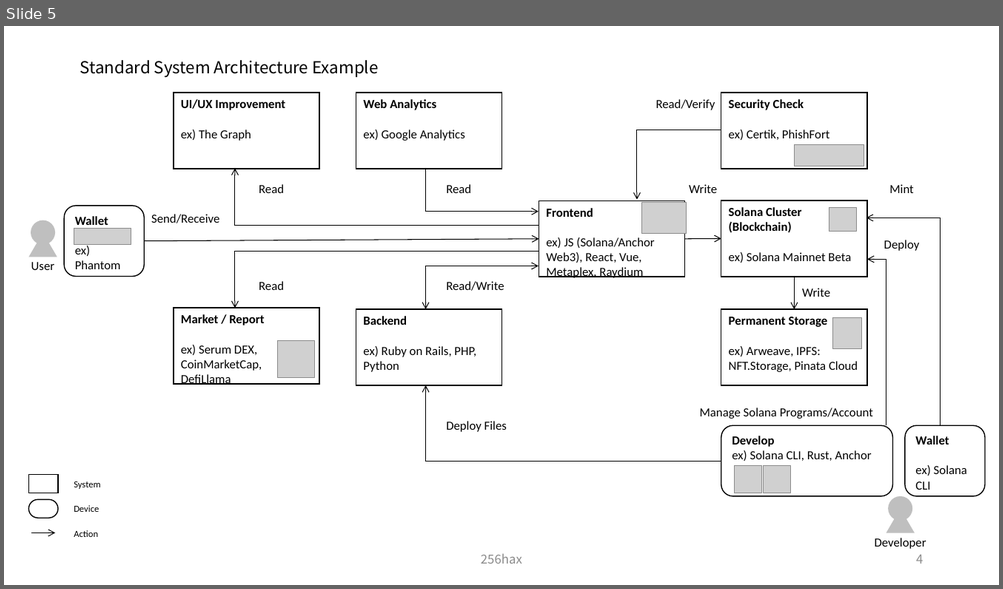
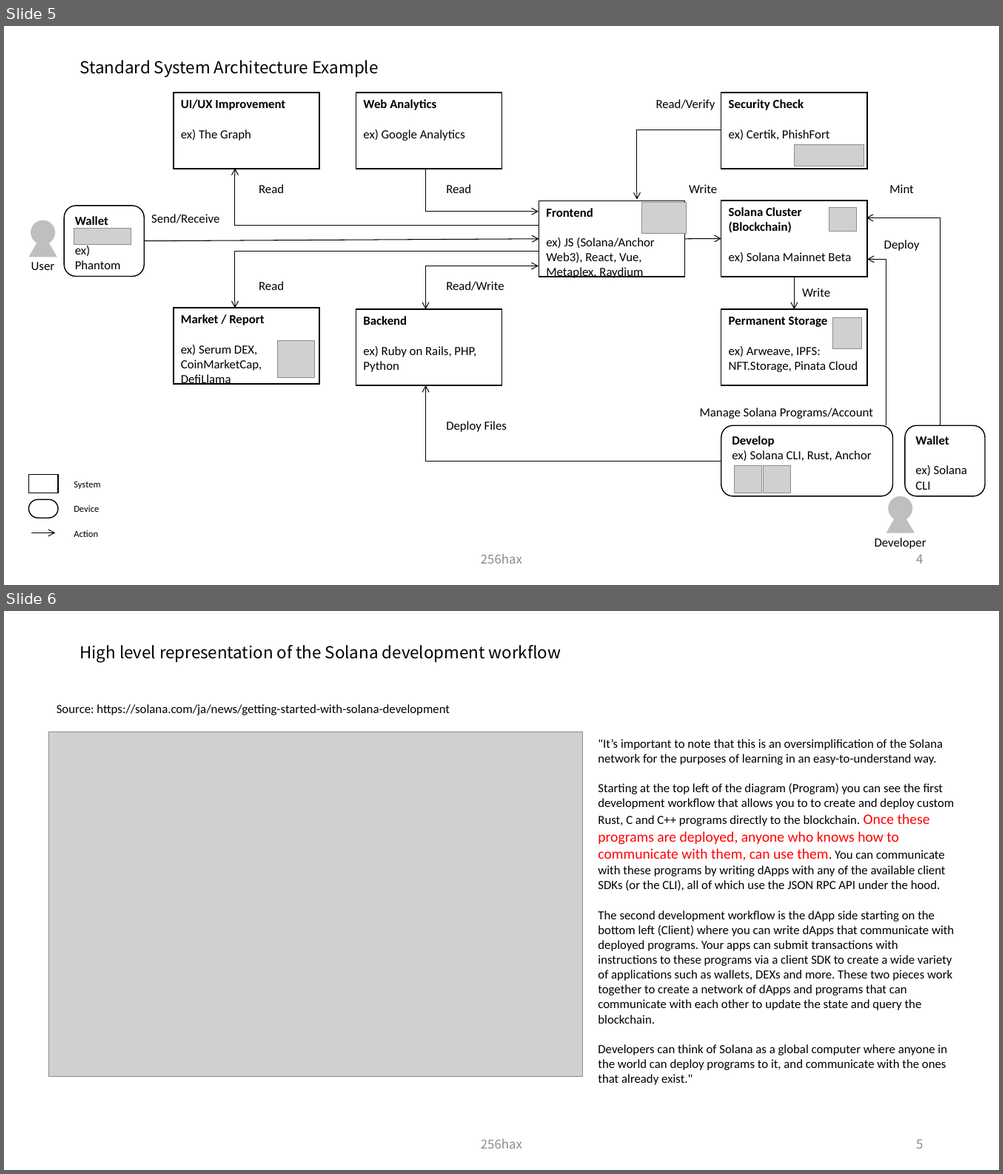
Before and after one commit to SmartGru25/Solana-React-Minimal, a slide deck: docs/Solana_Blockchain_Outline_Figure.pptx. Shown one above the other, each under a label of ours: slide 5 before the commit, slides 5 and 6 after it. The pictures are 1003x589 and 1003x1174 pixels, drawn with LibreOffice and Linux fonts; fonts in the diff are those of the drawing; grey boxes stand for pictures. Boxes give left, top, right and bottom in pixels: in the first picture for what was removed or moved away, otherwise in the second. Text is boxed around its words. In the diff, an @@ line names an element or a change of style, - is before the commit and + after.

```diff
--- a/docs/Solana_Blockchain_Outline_Figure.pptx
+++ b/docs/Solana_Blockchain_Outline_Figure.pptx
@@ slide 6 added at [4,611,999,1170], background #FFFFFF @@
@@ title added at [79,645,560,663], 16 pt, text #000000 @@
+High level representation of the Solana development workflow
@@ text added at [57,704,449,715], 12 pt, text #000000 @@
+Source: https://solana.com/ja/news/getting-started-with-solana-development
@@ picture added at [48,732,582,1076] @@
@@ text added at [597,739,953,1085], 12 pt, text #000000 @@
+"It’s important to note that this is an oversimplification of the Solana network for the purposes of learning in an easy-to-understand way.
+Starting at the top left of the diagram (Program) you can see the first development workflow that allows you to to create and deploy custom Rust, C and C++ programs directly to the blockchain. Once these programs are deployed, anyone who knows how to communicate with them, can use them. You can communicate with these programs by writing dApps with any of the available client SDKs (or the CLI), all of which use the JSON RPC API under the hood.
+The second development workflow is the dApp side starting on the bottom left (Client) where you can write dApps that communicate with deployed programs. Your apps can submit transactions with instructions to these programs via a client SDK to create a wide variety of applications such as wallets, DEXs and more. These two pieces work together to create a network of dApps and programs that can communicate with each other to update the state and query the blockchain.
+Developers can think of Solana as a global computer where anyone in the world can deploy programs to it, and communicate with the ones that already exist."
@@ text added at [481,1139,522,1149], 12 pt, text #8C8C8C @@
+256hax
@@ page number added at [916,1140,922,1149], 12 pt, text #8C8C8C @@
+5
```
Also in this commit, not shown: 2 slides changed, 3 other slides added, 2 slides removed.
